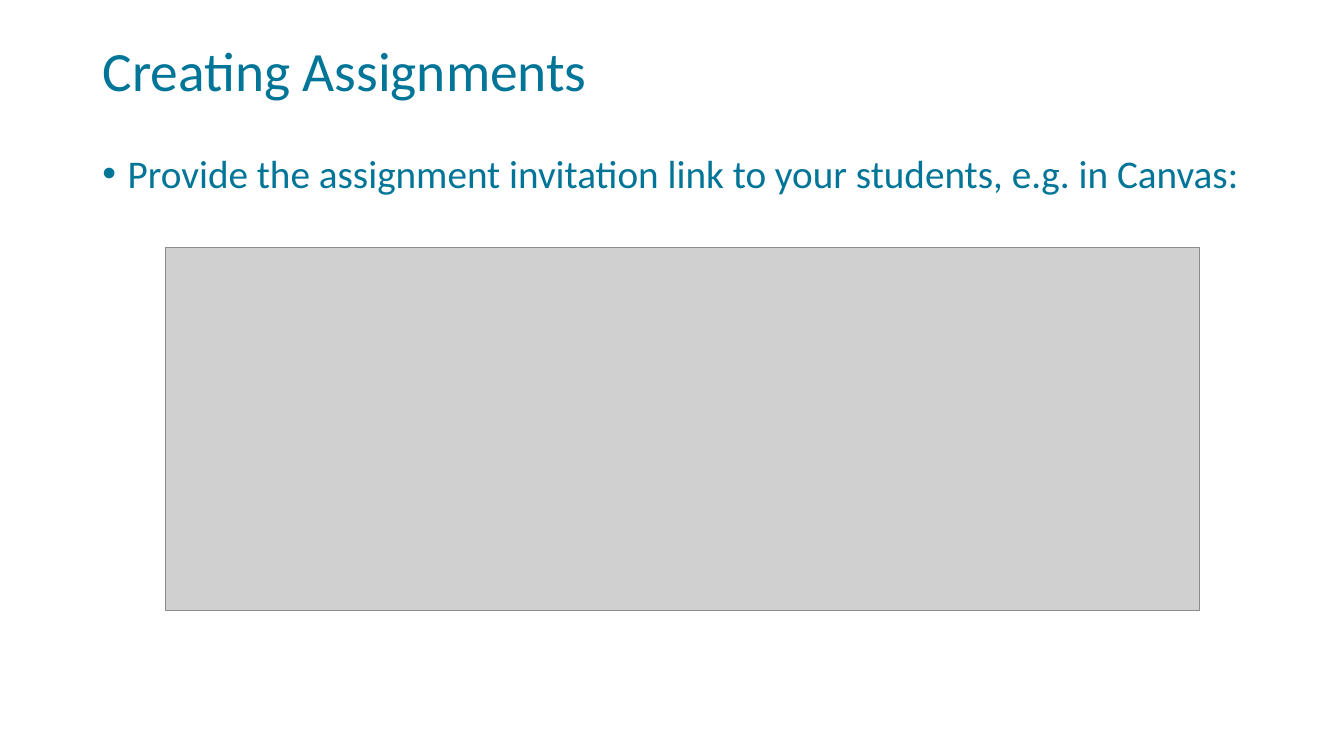
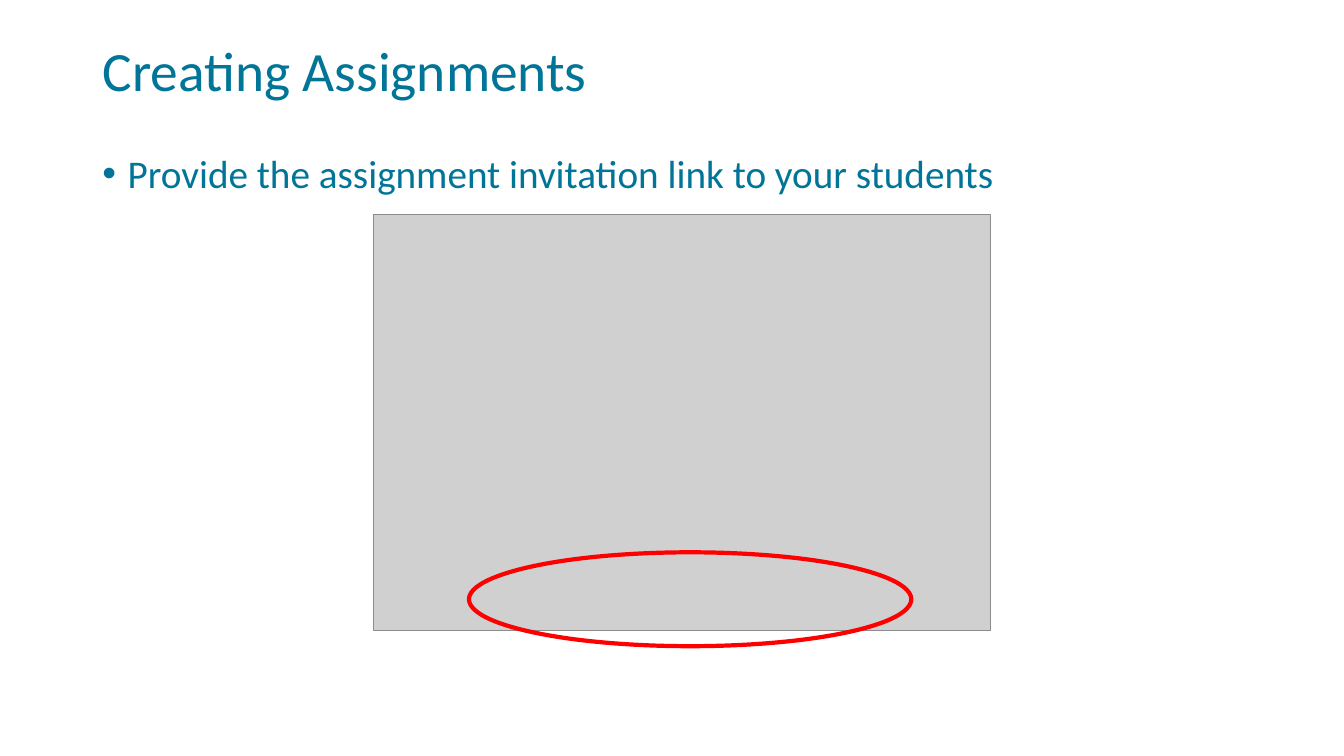
Before and after one commit to FSCJ-FacultyDev/HITEC2023, a slide deck: slide 24 of GitHubClassroom-Instructor.pptx (slide 14 before the commit). Drawn at 1344x756 pixels with LibreOffice and Linux fonts; fonts in the diff are those of the drawing; grey boxes stand for pictures; background and template pictures are left out. Boxes give left, top, right and bottom in pixels: in the first picture for what was removed or moved away, otherwise in the second. Text is boxed around its words. In the diff, an @@ line names an element or a change of style, - is before the commit and + after.

Commit message:
updated images"

```diff
--- a/GitHubClassroom-Instructor.pptx
+++ b/GitHubClassroom-Instructor.pptx
@@ text at [128, 160, 993, 195]: text changed @@
-• Provide the assignment invitation link to your students, e.g. in Canvas:
+• Provide the assignment invitation link to your students
@@ picture: place and size @@
-picture at [165, 247, 1200, 611]
+picture at [374, 215, 991, 630]
@@ ellipse added at [469, 553, 911, 646], outline #FF0000 3 pt @@
```
Also in this commit, not shown: 11 other slides changed, 13 slides added, 2 slides removed.
